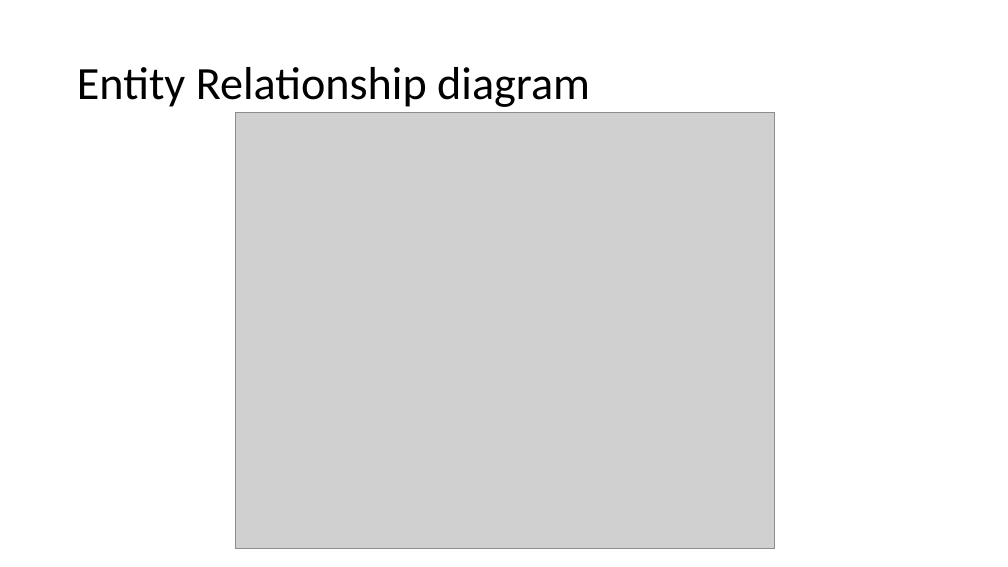
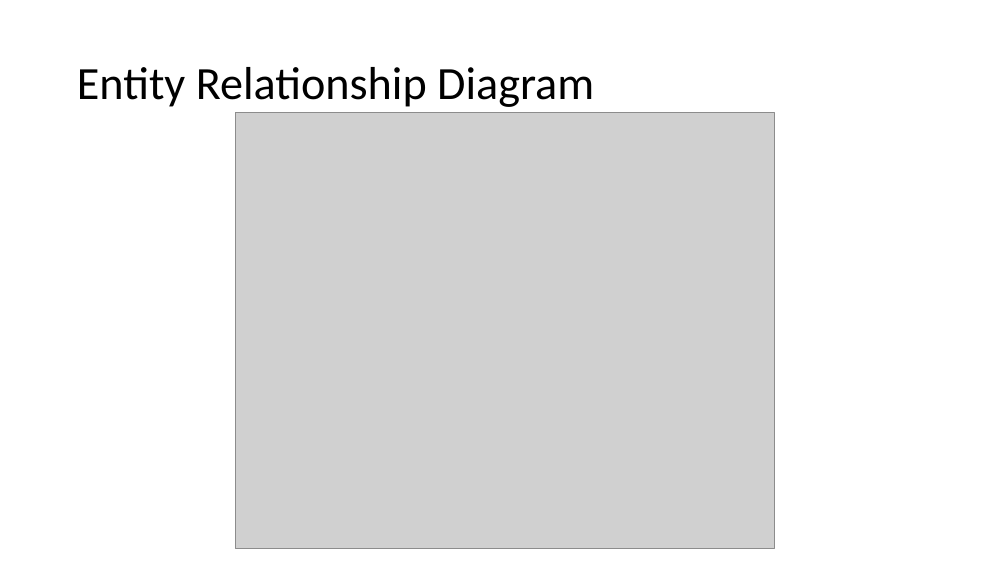
Before and after one commit to aliktb/IMS-Starter, a slide deck: slide 10 of Documentation/IMS Project.pptx. Drawn at 1008x567 pixels with LibreOffice and Linux fonts; fonts in the diff are those of the drawing; grey boxes stand for pictures. Boxes give left, top, right and bottom in pixels: in the first picture for what was removed or moved away, otherwise in the second. Text is boxed around its words. In the diff, an @@ line names an element or a change of style, - is before the commit and + after.

```diff
--- a/Documentation/IMS Project.pptx
+++ b/Documentation/IMS Project.pptx
@@ title at (x1=77, y1=67, x2=594, y2=107): text changed @@
-Entity Relationship diagram
+Entity Relationship Diagram
```
Also in this commit, not shown: 2 other slides changed, 2 other files.
